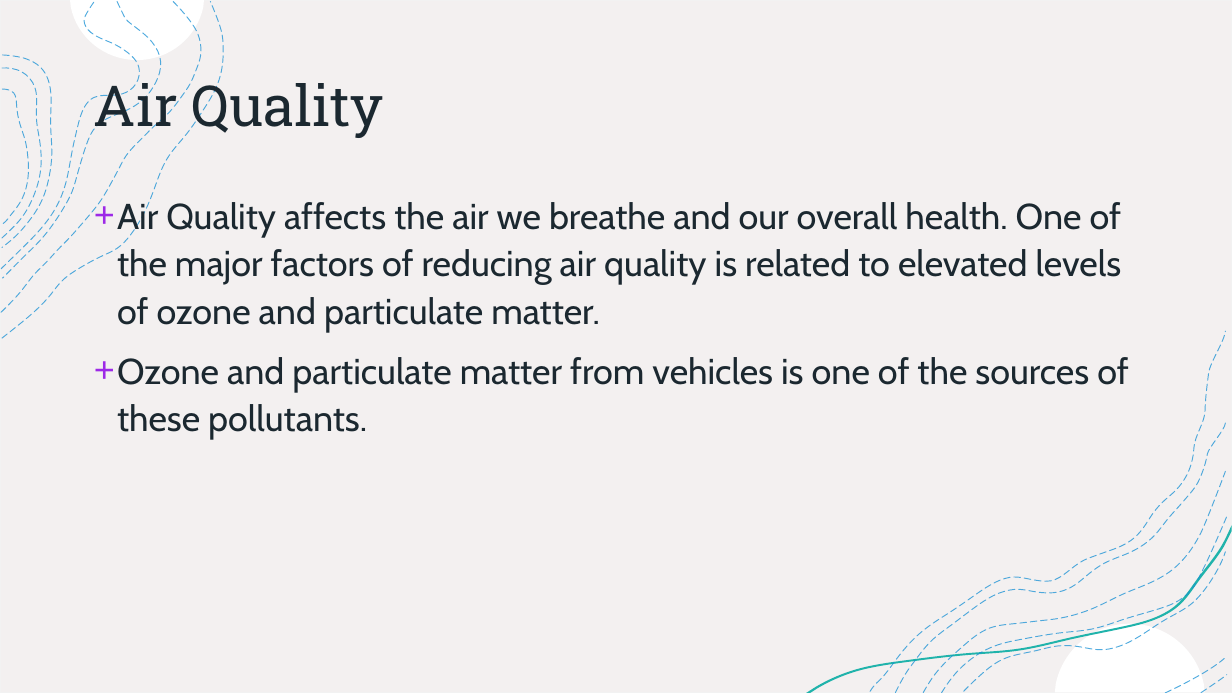
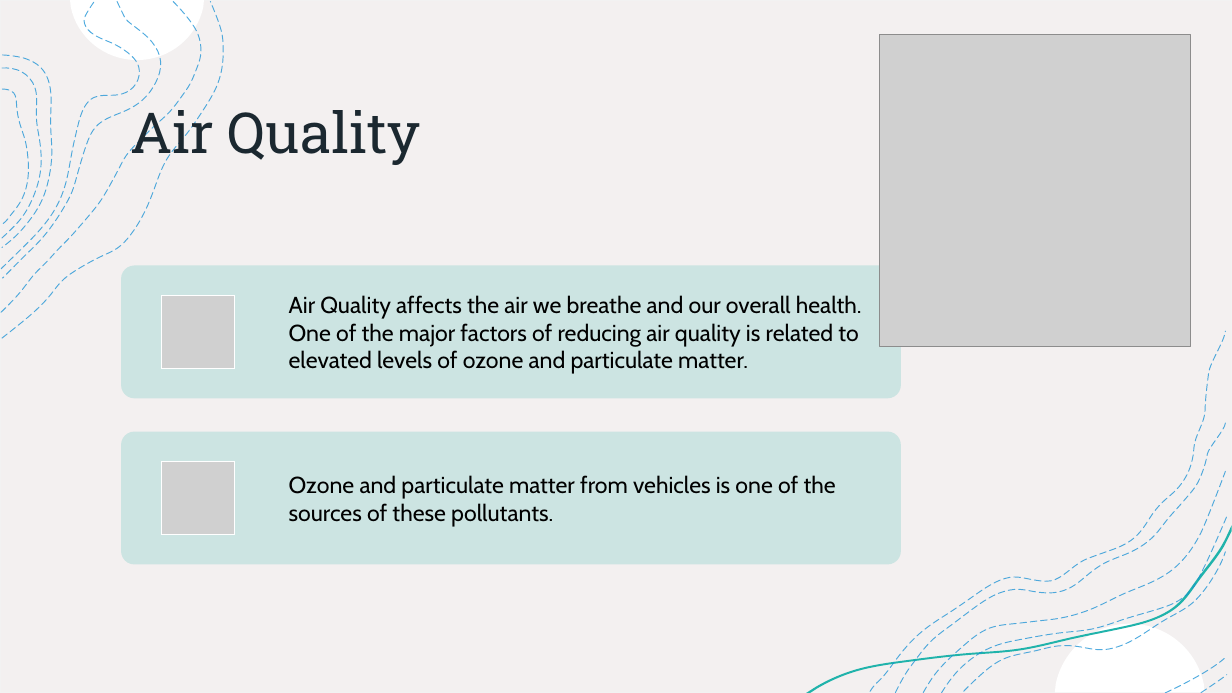
Before and after one commit to paloni-dotcom/Se7en, a slide deck: slide 2 of Presentation/AQI_Presentation.pptx. Drawn at 1232x693 pixels with LibreOffice and Linux fonts; fonts in the diff are those of the drawing; grey boxes stand for pictures. Boxes give left, top, right and bottom in pixels: in the first picture for what was removed or moved away, otherwise in the second. Text is boxed around its words. In the diff, an @@ line names an element or a change of style, - is before the commit and + after.

```diff
--- a/Presentation/AQI_Presentation.pptx
+++ b/Presentation/AQI_Presentation.pptx
@@ title "Air Quality" moved from (x1=94, y1=74, x2=384, y2=139) to (x1=130, y1=101, x2=420, y2=166) @@
@@ picture added at (x1=880, y1=35, x2=1191, y2=347) @@
@@ text "Air Quality affects the air ..." moved from (x1=117, y1=202, x2=1128, y2=440) to (x1=289, y1=295, x2=862, y2=374) @@
@@ text "Air Quality affects the air ..." at (x1=289, y1=295, x2=862, y2=374): size 28 to 18 pt, text colour #1B2830 to #000000; bullet + to none; line spacing 1.1 to 1; less space between paragraphs; vertical alignment top to middle @@
@@ text at (x1=117, y1=357, x2=1128, y2=440): paragraph removed @@
-+ Ozone and particulate matter from vehicles is one of the sources of these pollutants.
@@ group added at (x1=121, y1=265, x2=901, y2=565): 2 rounded rectangles, 2 pictures, 1 text @@
+Ozone and particulate matter from vehicles is one of the sources of these pollutants.
```
Also in this commit, not shown: 8 other slides changed, 1 slide added, 2 other files.
